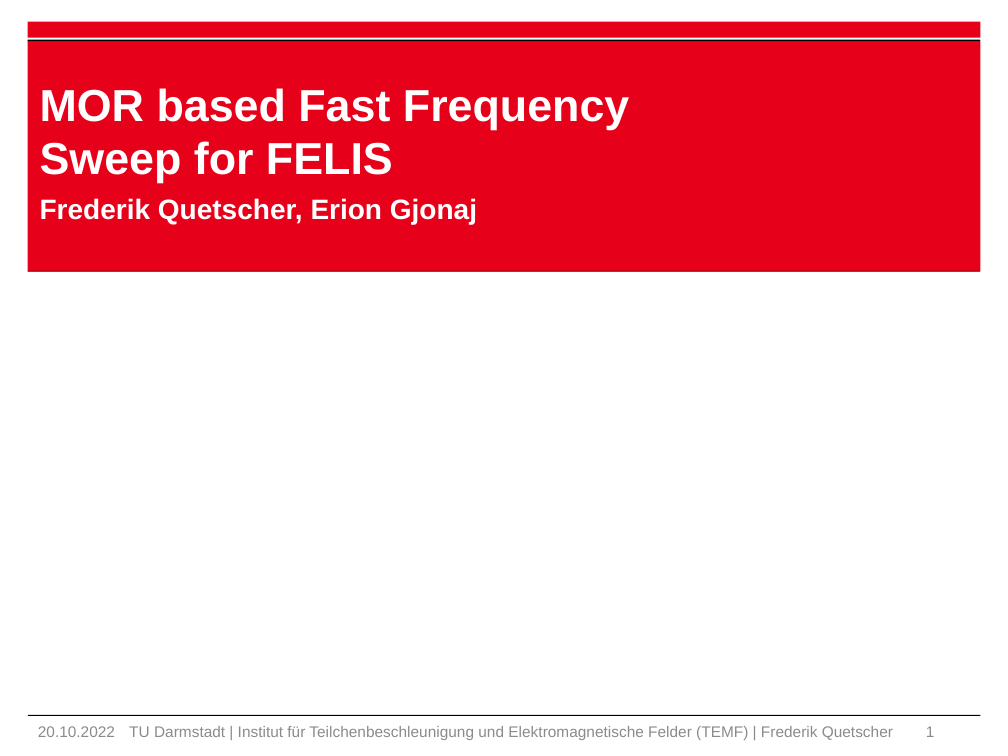
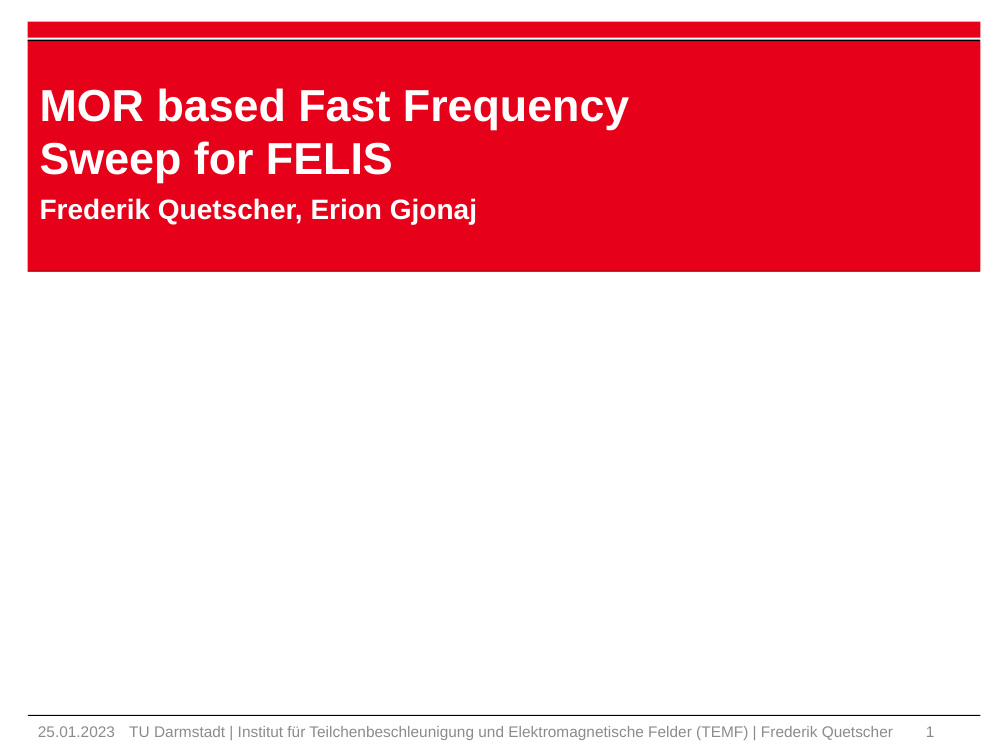
Before and after one commit to Fred234567890/interactive_mor_felis, a slide deck: slide 1 of Mor presi.pptx. Drawn at 1008x756 pixels with LibreOffice and Linux fonts; fonts in the diff are those of the drawing; background and template pictures are left out. Boxes give left, top, right and bottom in pixels: in the first picture for what was removed or moved away, otherwise in the second. Text is boxed around its words. In the diff, an @@ line names an element or a change of style, - is before the commit and + after.

```diff
--- a/Mor presi.pptx
+++ b/Mor presi.pptx
@@ text at (38,726,115,737): text changed @@
-20.10.2022
+25.01.2023
```
Also in this commit, not shown: 1 other slide changed, 28 other files.
